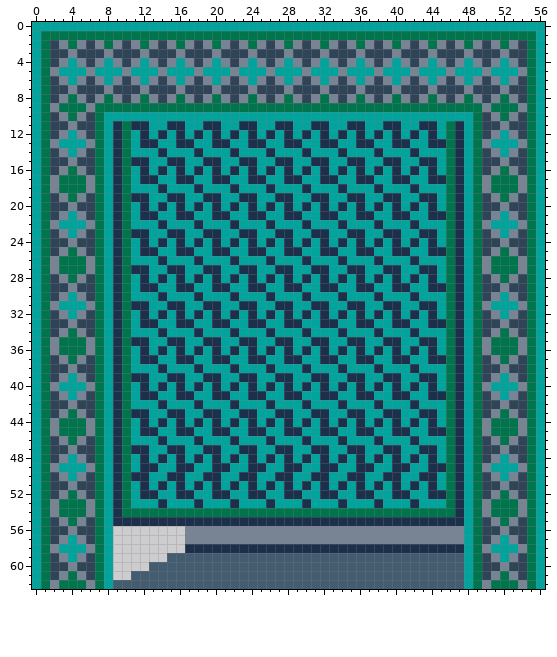
One commit to this pixel-art sprite: PoP/resources/Sprites_400/Dungeon/door/final_door_opening/frame03.png. Above, as it was before the edit.
The file is 114x126 pixels, drawn in blocks of 2x2; one block is one cell here.
And afterwards:
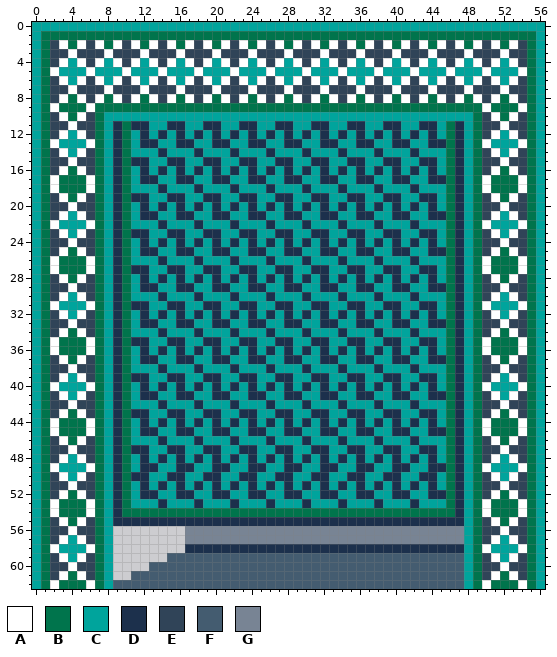
Palette (. is transparent): A #ffffff  B #00744c  C #00a49c  D #1c304c  E #304458  F #445c70  G #788494
The edit:
The edit turns colour G into colour A in row 2 at x 3, 5, 7, 9, 11, 13, 15, 17, 19, 21, 23, 25, 27, 29, 31, 33, 35, 37, 39, 41, 43, 45, 47, 49, 51 and 53; in row 3 at x 4, 8, 12, 16, 20, 24, 28, 32, 36, 40, 44, 48 and 52; in row 4 at x 3, 5, 7, 9, 11, 13, 15, 17, 19, 21, 23, 25, 27, 29, 31, 33, 35, 37, 39, 41, 43, 45, 47, 49, 51 and 53; in row 5 at x 2, 6, 10, 14, 18, 22, 26, 30, 34, 38, 42, 46, 50 and 54; in row 6 at x 3, 5, 7, 9, 11, 13, 15, 17, 19, 21, 23, 25, 27, 29, 31, 33, 35, 37, 39, 41, 43, 45, 47, 49, 51 and 53; in row 7 at x 4, 8, 12, 16, 20, 24, 28, 32, 36, 40, 44, 48 and 52.
The edit turns colour G into colour A in row 8 at x 3, 5, 7, 9, 11, 13, 15, 17, 19, 21, 23, 25, 27, 29, 31, 33, 35, 37, 39, 41, 43, 45, 47, 49, 51 and 53; in row 9 at x 2, 6, 50 and 54; in row 10 at x 3, 5, 51 and 53; in row 11 at x 4 and 52; in row 12 at x 3, 5, 51 and 53; in row 13 at x 2, 6, 50 and 54.
The edit turns colour G into colour A in row 14 at x 3, 5, 51 and 53; in row 15 at x 4 and 52; in row 16 at x 3, 5, 51 and 53; in rows 17 to 18 at x 2, 6, 50 and 54; in row 19 at x 3, 5, 51 and 53; in row 20 at x 4 and 52.
The edit turns colour G into colour A in row 21 at x 3, 5, 51 and 53; in row 22 at x 2, 6, 50 and 54; in row 23 at x 3, 5, 51 and 53; in row 24 at x 4 and 52; in row 25 at x 3, 5, 51 and 53; in rows 26 to 27 at x 2, 6, 50 and 54.
The edit turns colour G into colour A in row 28 at x 3, 5, 51 and 53; in row 29 at x 4 and 52; in row 30 at x 3, 5, 51 and 53; in row 31 at x 2, 6, 50 and 54; in row 32 at x 3, 5, 51 and 53; in row 33 at x 4 and 52.
The edit turns colour G into colour A in row 34 at x 3, 5, 51 and 53; in rows 35 to 36 at x 2, 6, 50 and 54; in row 37 at x 3, 5, 51 and 53; in row 38 at x 4 and 52; in row 39 at x 3, 5, 51 and 53; in row 40 at x 2, 6, 50 and 54.
The edit turns colour G into colour A in row 41 at x 3, 5, 51 and 53; in row 42 at x 4 and 52; in row 43 at x 3, 5, 51 and 53; in rows 44 to 45 at x 2, 6, 50 and 54; in row 46 at x 3, 5, 51 and 53; in row 47 at x 4 and 52.
The edit turns colour G into colour A in row 48 at x 3, 5, 51 and 53; in row 49 at x 2, 6, 50 and 54; in row 50 at x 3, 5, 51 and 53; in row 51 at x 4 and 52; in row 52 at x 3, 5, 51 and 53; in rows 53 to 54 at x 2, 6, 50 and 54.
The edit turns colour G into colour A in row 55 at x 3, 5, 51 and 53; in row 56 at x 4 and 52; in row 57 at x 3, 5, 51 and 53; in row 58 at x 2, 6, 50 and 54; in row 59 at x 3, 5, 51 and 53; in row 60 at x 4 and 52.
The edit turns colour G into colour A in row 61 at x 3, 5, 51 and 53; in row 62 at x 2, 6, 50 and 54.
Changed places in both pictures, as pixel boxes (x1, y1, x2, y2):
changed: (50, 40, 527, 589)
